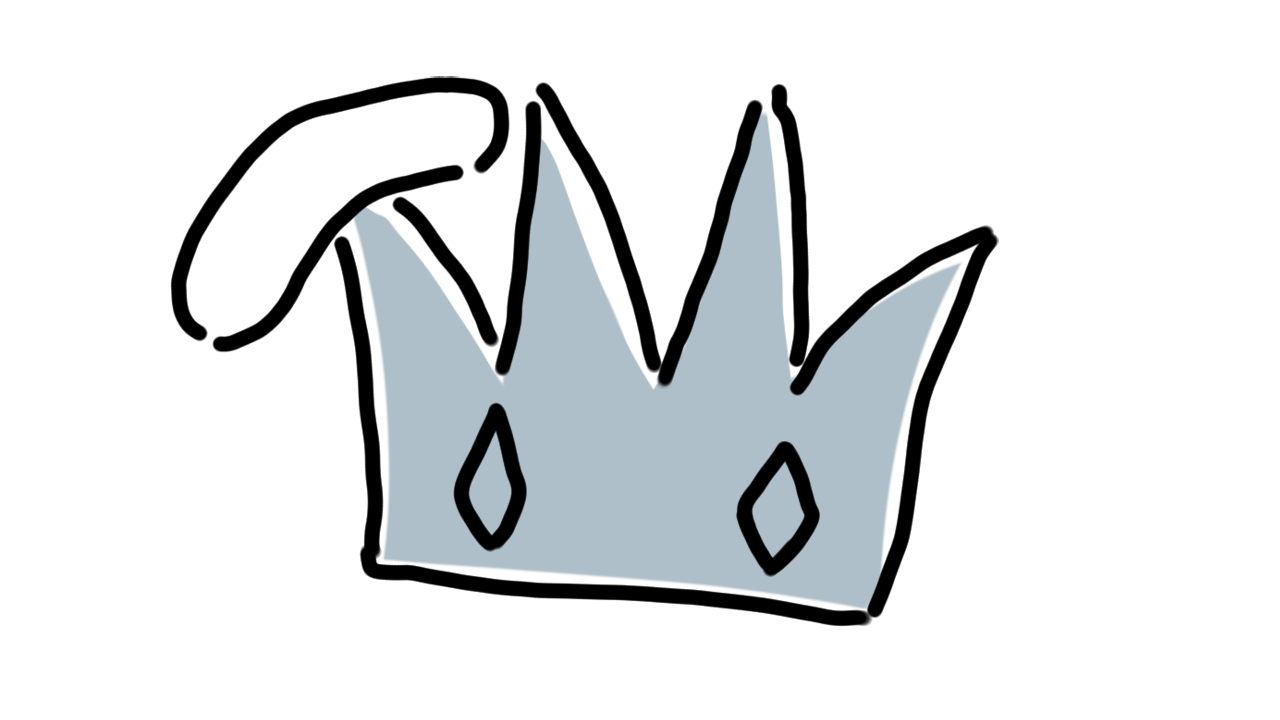
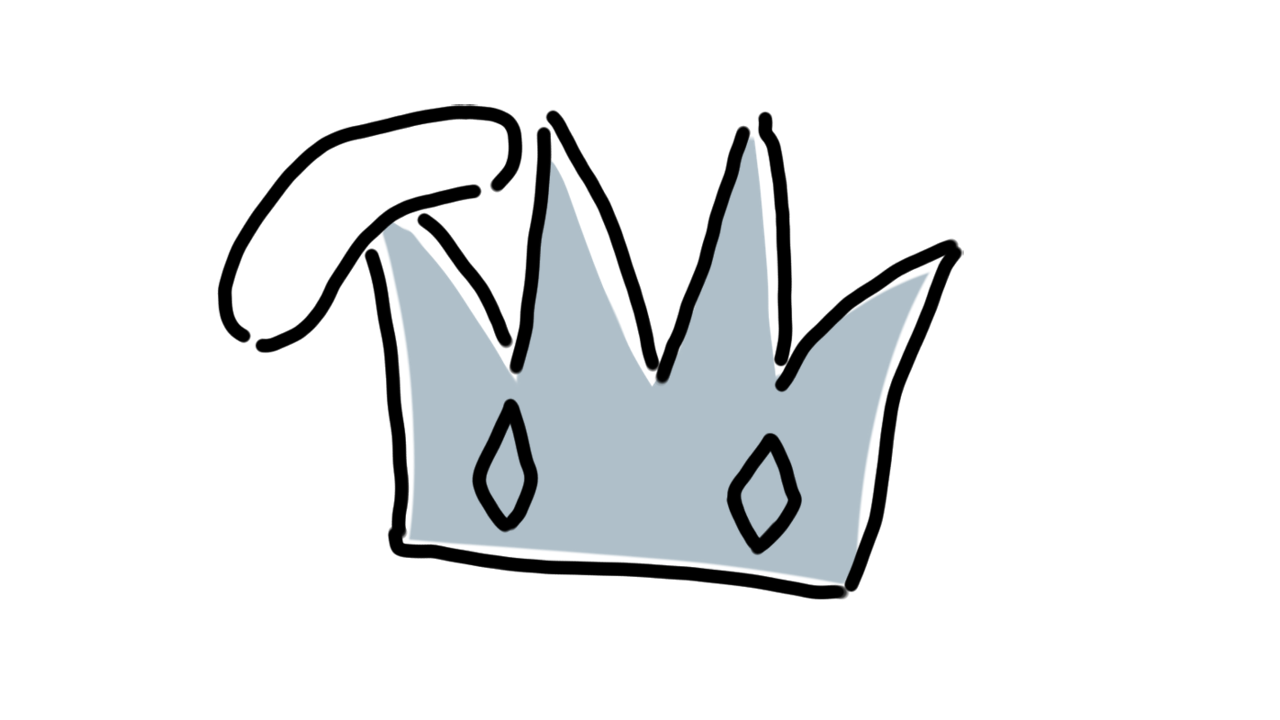
Before/after of a 1280×720 layered artwork. What changed in the layer stack:
painted on "Layer 1" (1st of 4, in "3") over bbox(170, 76, 999, 627)
painted on "Layer 3" (1st of 3, in "3") over bbox(170, 76, 999, 627)
painted on "Layer 5" (1st of 4, in "3") over bbox(170, 76, 999, 627)
painted on "Layer 1" (2nd of 4, in "2") over bbox(170, 76, 999, 627)
painted on "Copy of Layer 3" over bbox(170, 76, 999, 627)
painted on "Layer 5" (2nd of 4, in "2") over bbox(170, 76, 999, 627)
painted on "Layer 1" (3rd of 4, in "1") over bbox(170, 76, 960, 627)
painted on "Layer 3" (2nd of 3, in "1") over bbox(170, 76, 999, 627)
painted on "Layer 5" (3rd of 4, in "1") over bbox(170, 76, 999, 627)
painted on "Layer 1" (4th of 4, in "0") over bbox(170, 76, 960, 627)
painted on "Layer 3" (3rd of 3, in "0") over bbox(170, 76, 999, 627)
painted on "Layer 5" (4th of 4, in "0") over bbox(170, 76, 999, 627)
